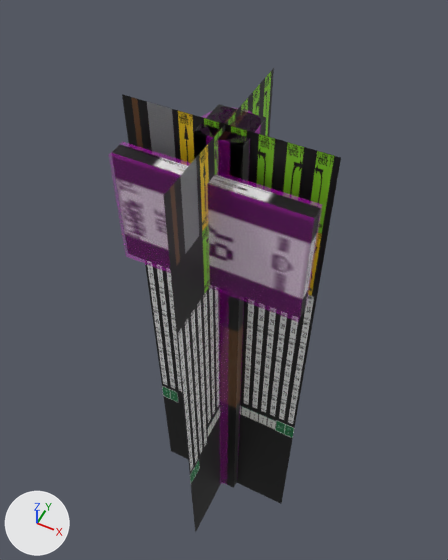
The COLLADA model beamng-props/mile-marker/export/dae/milemarker_067.dae, before and after one commit.
Both versions are drawn from a 50 mm lens placed at (0.427, -0.859, 2.115), pointed at (-0.061, 0.118, 0.894). The lights are fixed; the arrows at lower left show +X, +Y and +Z. The picture after the commit comes second. Where no turn or scale is listed for an object, it has been applied to the vertices.

The older version as bpy lines, for what is in view:
```python
ob_colmesh_post_1 = bpy.data.objects.new('Colmesh_post-1', me_colmesh_post_1)
ob_colmesh_post_1.location = (0.0, 0.0, 0.0)
ob_colmesh_sign_1 = bpy.data.objects.new('Colmesh_sign-1', me_colmesh_sign_1)
ob_colmesh_sign_1.location = (0.0, 0.0, 0.0)
ob_milemarker_067_a200 = bpy.data.objects.new('milemarker_067_a200', me_milemarker_067_a200)
ob_milemarker_067_a200.location = (0.0, 0.0, 0.0)
ob_milemarker_067_a50 = bpy.data.objects.new('milemarker_067_a50', me_milemarker_067_a50)
ob_milemarker_067_a50.location = (0.0, 0.0, 0.0)
ob_milemarker_067_a800 = bpy.data.objects.new('milemarker_067_a800', me_milemarker_067_a800)
ob_milemarker_067_a800.location = (0.0, 0.0, 0.0)
# me_milemarker_067_a800
# before: 1 (-0.05, -0.027, 1.45) at pixel (193, 131), 3 (-0.05, 0.072, 1.45) at pixel (218, 104), 5 (0.05, -0.027, 1.45) at pixel (243, 146), 7 (0.05, 0.072, 1.45) at pixel (266, 117)
# me_milemarker_067_a200
# before: 1 (-0.05, -0.027, 1.45) at pixel (193, 131), 3 (0.017, 0.072, 1.45) at pixel (250, 112), 5 (0.05, -0.027, 1.45) at pixel (243, 146)
```
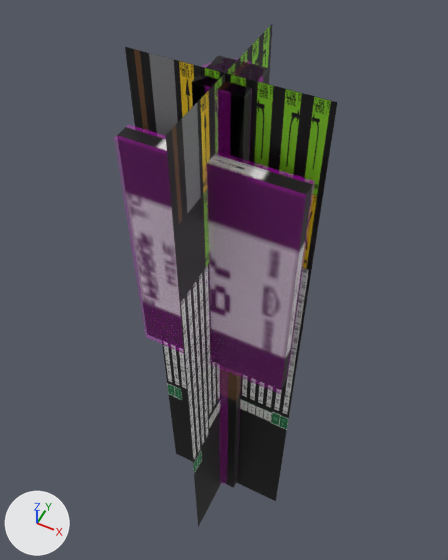
Changed parts and their boxes (x1, y1, x2, y2) in the pictures (448 x 560 px; the box of a moved part takes in the faces that stretch with it):
'milemarker_067_a50', rescaled (9% taller): before (122, 68, 341, 532); after (125, 23, 337, 527)
'Colmesh_sign-1', moved, rescaled (6% narrower, 50% taller): before (109, 142, 323, 322); after (114, 124, 315, 394)
'milemarker_067_a800', reshaped (7% narrower, 13% taller): before (111, 104, 321, 488); after (118, 55, 313, 488)
'Colmesh_post-1', rescaled (13% taller): before (200, 107, 261, 485); after (200, 58, 263, 485)
'milemarker_067_a200', reshaped: before (231, 115, 250, 146); after (234, 66, 250, 96)
part 1 of me_milemarker_067_a800, moved or reshaped: before (111, 144, 321, 317); after (118, 127, 313, 390)
part 2 of me_milemarker_067_a800, moved or reshaped: before (194, 104, 266, 488); after (192, 55, 269, 488)

The edits, one by one:
me_milemarker_067_a800 is used by ob_milemarker_067_a800; location (0.0, 0.0, 0.0).
me_milemarker_067_a800 had 16 vertices, 24 faces and spanned x -0.21..0.21, y -0.072..0.072, z 0.0..1.45.
me_milemarker_067_a800 now has 16 vertices, 24 faces and spans x -0.19..0.19, y -0.072..0.072, z 0.0..1.55.
me_milemarker_067_a800 part 1: the loose piece of 8 vertices spanning x -0.21..0.21, y -0.072..-0.042, z 1.1..1.38 is scaled about its middle by (0.905, 1, 2.21), then moved by (0.0, 0.0, -0.124).
Part 2, on me_milemarker_067_a800:
Vertices 1, 3, 5, 7 of me_milemarker_067_a800 move by (0.0, 0.0, 0.1).
me_milemarker_067_a200 is used by ob_milemarker_067_a200; location (0.0, 0.0, 0.0).
me_milemarker_067_a200 had 10 vertices, 12 faces and spanned x -0.21..0.21, y -0.062..0.072, z 0.0..1.45.
me_milemarker_067_a200 now has 10 vertices, 12 faces and spans x -0.19..0.19, y -0.062..0.072, z 0.0..1.55.
Part 3, on me_milemarker_067_a200:
Vertices 1, 3, 5 of me_milemarker_067_a200 move by (0.0, 0.0, 0.1).
Vertex 6 of me_milemarker_067_a200 moves from (-0.21, -0.052, 1.38) at pixel (117, 146) to (-0.19, -0.052, 1.426) at pixel (122, 129).
Vertex 7 of me_milemarker_067_a200 moves from (-0.21, -0.062, 1.1) to (-0.19, -0.062, 0.806).
Vertex 8 of me_milemarker_067_a200 moves from (0.21, -0.052, 1.1) at pixel (303, 311) to (0.19, -0.052, 0.806) at pixel (284, 384).
Vertex 9 of me_milemarker_067_a200 moves from (0.21, -0.062, 1.38) at pixel (316, 214) to (0.19, -0.062, 1.426) at pixel (308, 191).
me_milemarker_067_a50 is used by ob_milemarker_067_a50; location (0.0, 0.0, 0.0).
me_milemarker_067_a50 had 8 vertices, 4 faces and spanned x -0.22..0.22, y -0.22..0.22, z -0.014..1.464.
me_milemarker_067_a50 now has 8 vertices, 4 faces and spans x -0.199..0.199, y -0.199..0.199, z -0.015..1.566.
me_milemarker_067_a50 part 4: the whole mesh is scaled about its middle by (0.905, 0.905, 1.07), then moved by (0.0, 0.0, 0.05).
me_colmesh_post_1 is used by ob_colmesh_post_1; location (0.0, 0.0, 0.0).
me_colmesh_post_1 had 16 vertices, 28 faces and spanned x -0.06..0.06, y -0.037..0.082, z 0.0..1.45.
me_colmesh_post_1 now has 16 vertices, 28 faces and spans x -0.06..0.06, y -0.037..0.082, z 0.0..1.55.
me_colmesh_post_1 part 5: the whole mesh is scaled about its middle by (1, 1, 1.07), then moved by (0.0, 0.0, 0.05).
me_colmesh_sign_1 is used by ob_colmesh_sign_1; location (0.0, 0.0, 0.0).
me_colmesh_sign_1 had 8 vertices, 12 faces and spanned x -0.21..0.21, y -0.082..-0.032, z 1.1..1.38.
me_colmesh_sign_1 now has 8 vertices, 12 faces and spans x -0.19..0.19, y -0.082..-0.032, z 0.806..1.426.
me_colmesh_sign_1 part 6: the whole mesh is scaled about its middle by (0.905, 1, 2.21), then moved by (0.0, 0.0, -0.124).
